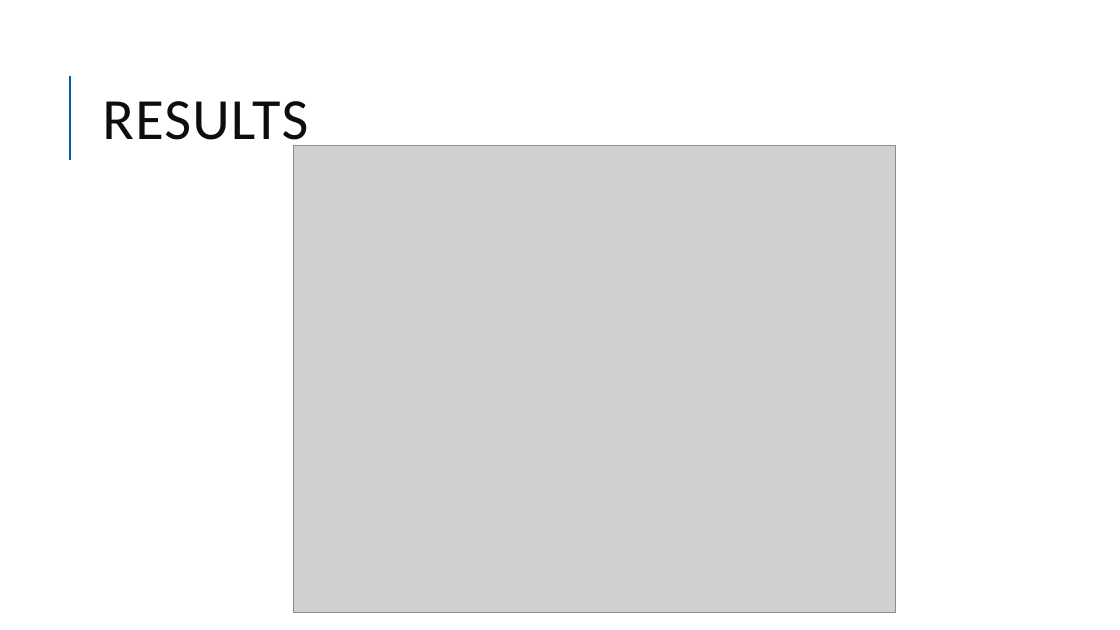
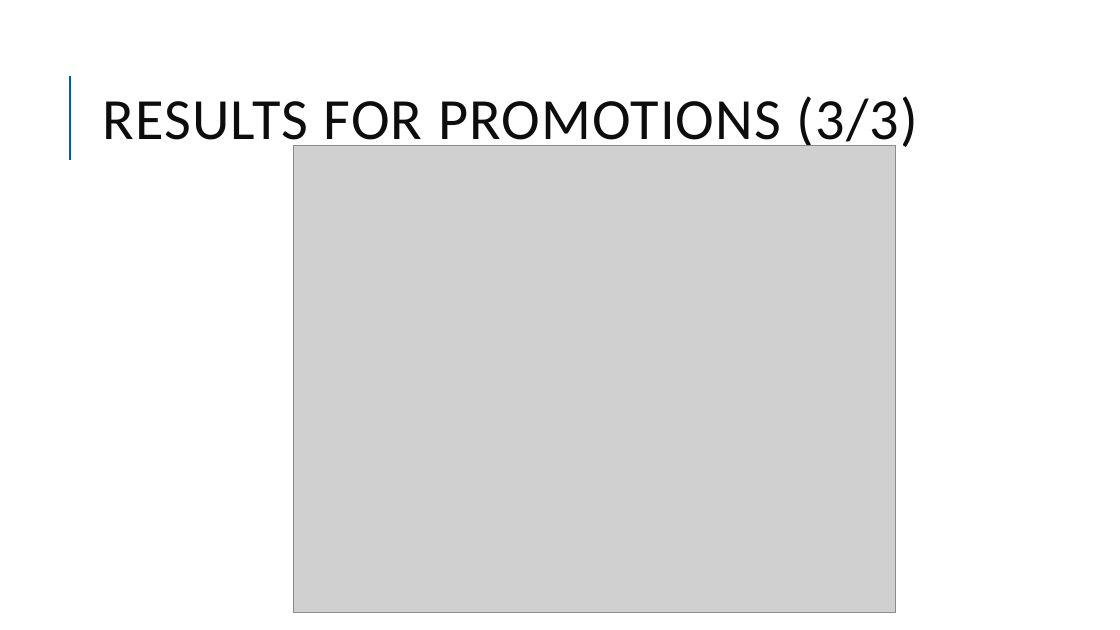
Before and after one commit to Camillelib/Web_Scrapping_project, a slide deck: slide 9 of Output/Project week 3.pptx (slide 8 before the commit). Drawn at 1120x630 pixels with LibreOffice and Linux fonts; fonts in the diff are those of the drawing; grey boxes stand for pictures. Boxes give left, top, right and bottom in pixels: in the first picture for what was removed or moved away, otherwise in the second. Text is boxed around its words. In the diff, an @@ line names an element or a change of style, - is before the commit and + after.

```diff
--- a/Output/Project week 3.pptx
+++ b/Output/Project week 3.pptx
@@ title at (102, 96, 919, 153): text changed @@
-RESULTS
+RESULTS FOR PROMOTIONS (3/3)
```
Also in this commit, not shown: 4 other slides changed, 4 slides added, 1 slide removed, 15 other files.
